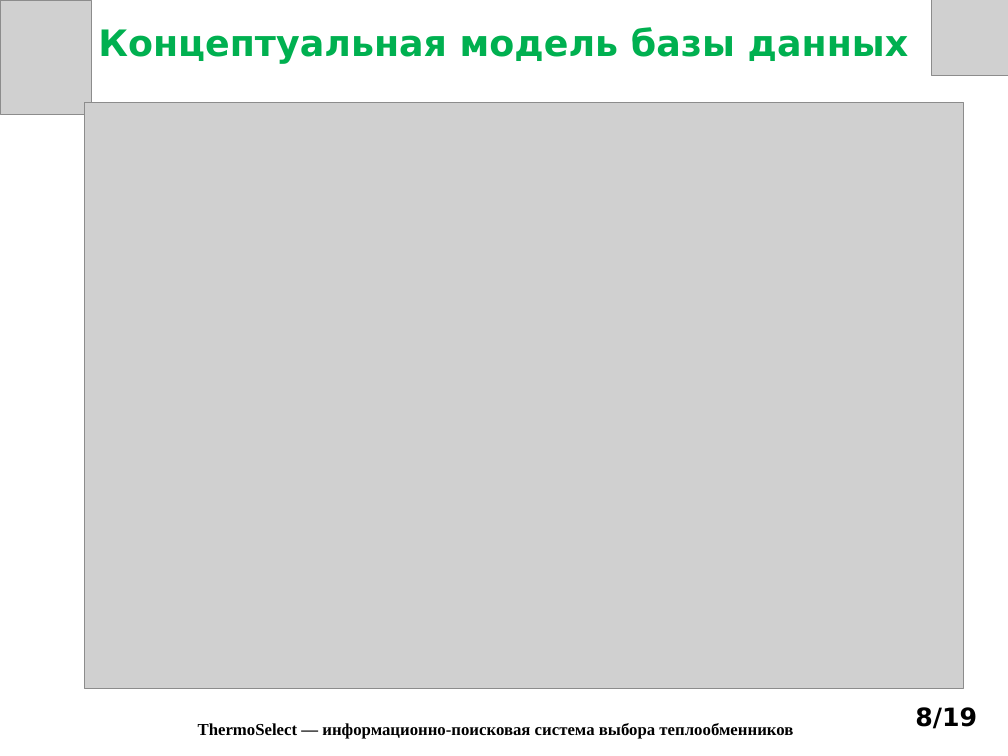
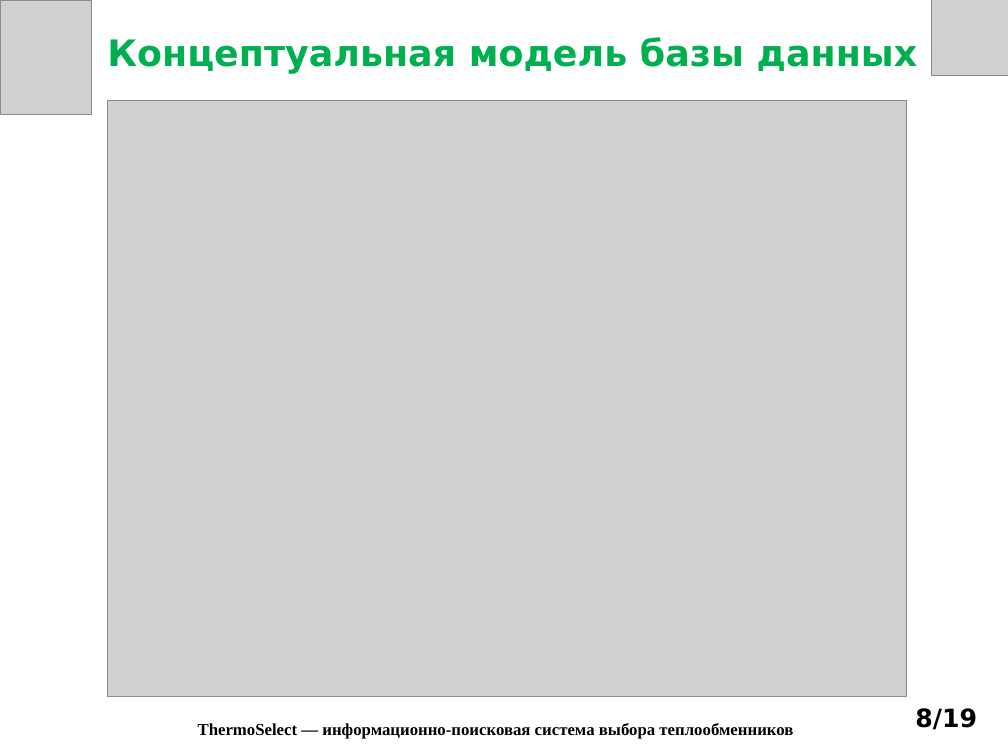
Before and after one commit to Bruh9797/Practice, a slide deck: slide 8 of Презентация_к_защите_ThermoSelect.pptx. Drawn at 1008x756 pixels with LibreOffice and Linux fonts; fonts in the diff are those of the drawing; grey boxes stand for pictures. Boxes give left, top, right and bottom in pixels: in the first picture for what was removed or moved away, otherwise in the second. Text is boxed around its words. In the diff, an @@ line names an element or a change of style, - is before the commit and + after.

```diff
--- a/Презентация_к_защите_ThermoSelect.pptx
+++ b/Презентация_к_защите_ThermoSelect.pptx
@@ title "Концептуальная модель базы данных": place and size @@
-title "Концептуальная модель базы данных" at (98,27,909,64)
+title "Концептуальная модель базы данных" at (107,37,918,74)
@@ picture: place and size @@
-picture at (85,102,964,688)
+picture at (107,100,907,697)
```
Also in this commit, not shown: 16 other slides changed.
